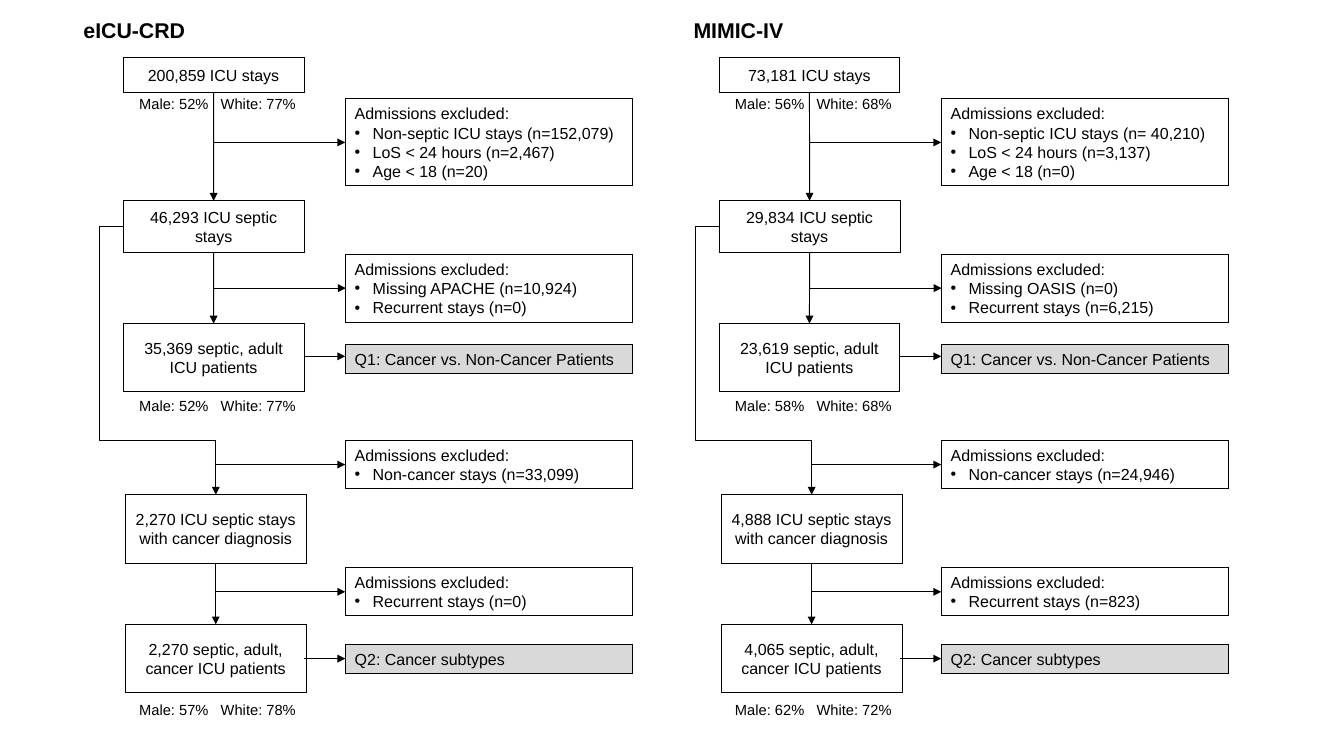
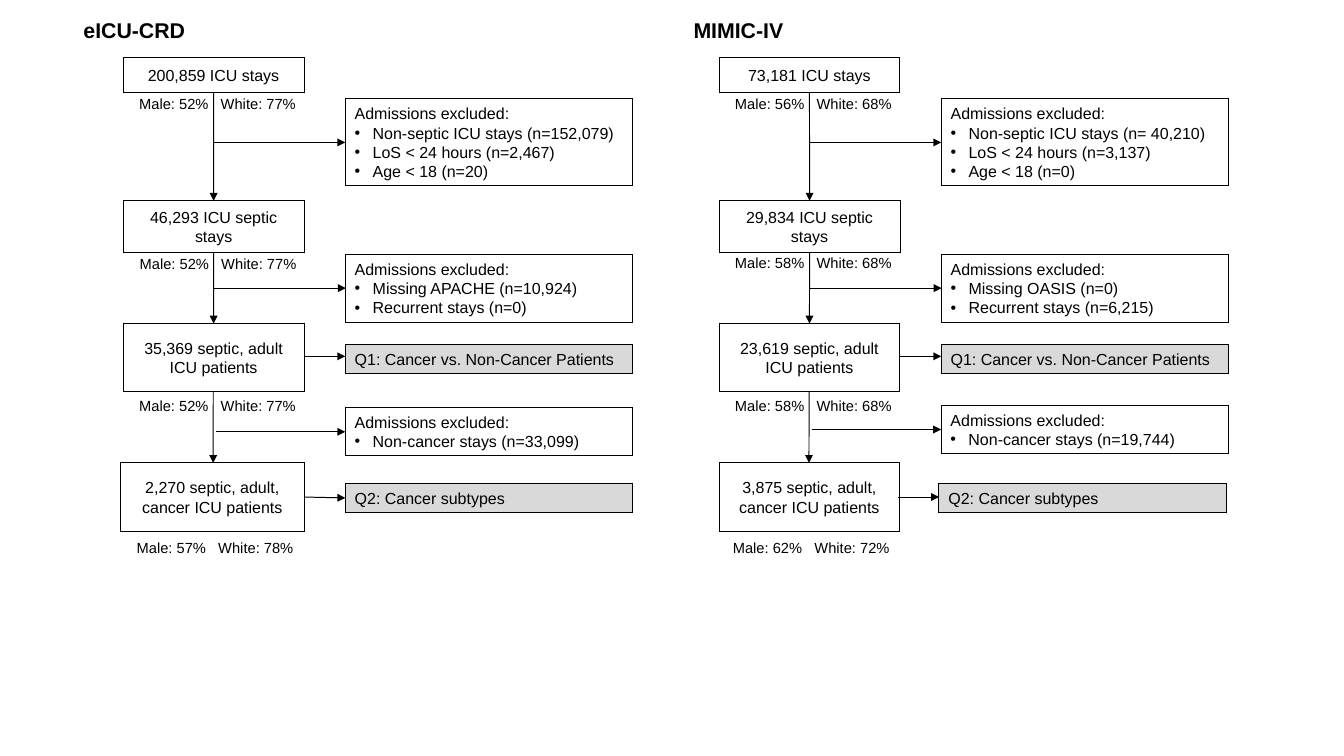
Before and after one commit to joamats/mit-tmle-cancer, a slide deck: slide 1 of results/fig1/flow_chart.pptx. Drawn at 1344x756 pixels with LibreOffice and Linux fonts; fonts in the diff are those of the drawing. Boxes give left, top, right and bottom in pixels: in the first picture for what was removed or moved away, otherwise in the second. Text is boxed around its words. In the diff, an @@ line names an element or a change of style, - is before the commit and + after.

Commit message:
Add new cancer locations to SQL scripts and R code

```diff
--- a/results/fig1/flow_chart.pptx
+++ b/results/fig1/flow_chart.pptx
@@ elbow arrow removed from (123, 227) to (216, 494) @@
@@ elbow arrow removed from (719, 227) to (811, 494) @@
@@ text added at [140, 258, 296, 269], 11 pt, text #000000 @@
+Male: 52% White: 77%
@@ text added at [735, 257, 891, 268], 11 pt, text #000000 @@
+Male: 58% White: 68%
@@ arrow moved from (216, 563) - (216, 624) to (213, 392) - (213, 463) @@
@@ arrow moved from (811, 563) - (811, 624) to (809, 392) - (809, 463) @@
@@ 2 rectangles, 2 arrows: place and size @@
-2 rectangles, 2 arrows at [216, 441, 1228, 489]
+2 rectangles, 2 arrows at [216, 405, 1228, 455]
@@ text in rectangle at [968, 433, 1175, 449]: text changed @@
-• Non-cancer stays (n=24,946)
+• Non-cancer stays (n=19,744)
@@ rectangle "2,270 septic, adult, cancer ICU ...": place and size @@
-rectangle "2,270 septic, adult, cancer ICU ..." at [125, 624, 305, 692]
+rectangle "2,270 septic, adult, cancer ICU ..." at [120, 463, 304, 531]
@@ rectangle removed at [125, 494, 305, 563] @@
-2,270 ICU septic stays with cancer diagnosis
@@ 3 rectangles, 2 arrows: place and size @@
-3 rectangles, 2 arrows at [304, 624, 1228, 692]
+3 rectangles, 2 arrows at [304, 463, 1226, 531]
@@ rectangle removed at [721, 494, 901, 563] @@
-4,888 ICU septic stays with cancer diagnosis
@@ text in rectangle at [739, 481, 880, 517]: text changed @@
-4,065 septic, adult, cancer ICU patients
+3,875 septic, adult, cancer ICU patients
@@ text "Male: 57% White: 78%": place and size @@
-text "Male: 57% White: 78%" at [139, 704, 295, 715]
+text "Male: 57% White: 78%" at [137, 542, 293, 553]
@@ text "Male: 62% White: 72%": place and size @@
-text "Male: 62% White: 72%" at [735, 704, 891, 715]
+text "Male: 62% White: 72%" at [733, 542, 889, 553]
@@ rectangle removed at [346, 567, 633, 615] @@
-Admissions excluded:
-• Recurrent stays (n=0)
@@ rectangle removed at [941, 567, 1228, 615] @@
-Admissions excluded:
-• Recurrent stays (n=823)
@@ arrow removed from (216, 591) to (346, 591) @@
@@ arrow removed from (811, 591) to (941, 591) @@
```
Also in this commit, not shown: 18 other files.
